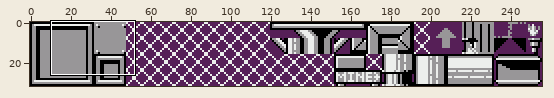
A sprite sheet gets an edit: gfx/tileset02.png. Above, an overview of the earlier version with the close-up marked.
Close-up. Old version:
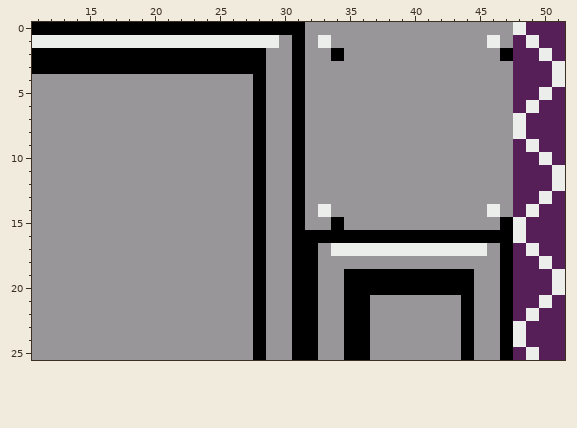
The file is 256x32 pixels. Shown: x 11..51, y 0..25.
New version:
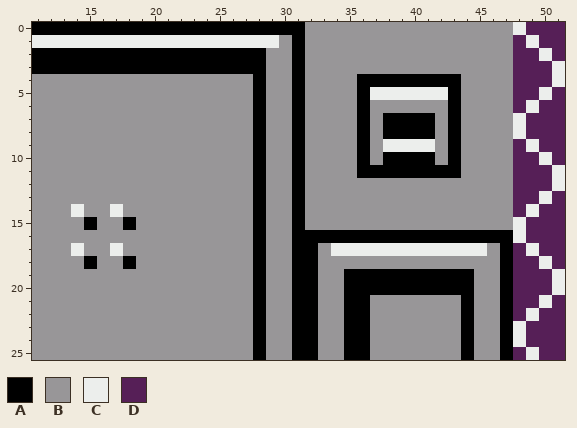
Palette (. is transparent): A #000000  B #989698  C #eceeec  D #561f57
From old to new:
@@ x 11..51 @@
  0 AAAAAAAAAAAAAAAAAAAAABBBBBBBBBBBBBBBBCDDD
- 1 CCCCCCCCCCCCCCCCCCCBABCBBBBBBBBBBBBCBDCDD
- 2 AAAAAAAAAAAAAAAAAABBABBABBBBBBBBBBBBADDCD
+ 1 CCCCCCCCCCCCCCCCCCCBABBBBBBBBBBBBBBBBDCDD
+ 2 AAAAAAAAAAAAAAAAAABBABBBBBBBBBBBBBBBBDDCD
  3 AAAAAAAAAAAAAAAAAABBABBBBBBBBBBBBBBBBDDDC
- 4 BBBBBBBBBBBBBBBBBABBABBBBBBBBBBBBBBBBDDDC
- 5 BBBBBBBBBBBBBBBBBABBABBBBBBBBBBBBBBBBDDCD
- 6 BBBBBBBBBBBBBBBBBABBABBBBBBBBBBBBBBBBDCDD
- 7 BBBBBBBBBBBBBBBBBABBABBBBBBBBBBBBBBBBCDDD
- 8 BBBBBBBBBBBBBBBBBABBABBBBBBBBBBBBBBBBCDDD
- 9 BBBBBBBBBBBBBBBBBABBABBBBBBBBBBBBBBBBDCDD
-10 BBBBBBBBBBBBBBBBBABBABBBBBBBBBBBBBBBBDDCD
-11 BBBBBBBBBBBBBBBBBABBABBBBBBBBBBBBBBBBDDDC
+ 4 BBBBBBBBBBBBBBBBBABBABBBBAAAAAAAABBBBDDDC
+ 5 BBBBBBBBBBBBBBBBBABBABBBBACCCCCCABBBBDDCD
+ 6 BBBBBBBBBBBBBBBBBABBABBBBABBBBBBABBBBDCDD
+ 7 BBBBBBBBBBBBBBBBBABBABBBBABAAAABABBBBCDDD
+ 8 BBBBBBBBBBBBBBBBBABBABBBBABAAAABABBBBCDDD
+ 9 BBBBBBBBBBBBBBBBBABBABBBBABCCCCBABBBBDCDD
+10 BBBBBBBBBBBBBBBBBABBABBBBABAAAABABBBBDDCD
+11 BBBBBBBBBBBBBBBBBABBABBBBAAAAAAAABBBBDDDC
 12 BBBBBBBBBBBBBBBBBABBABBBBBBBBBBBBBBBBDDDC
 13 BBBBBBBBBBBBBBBBBABBABBBBBBBBBBBBBBBBDDCD
-14 BBBBBBBBBBBBBBBBBABBABCBBBBBBBBBBBBCBDCDD
-15 BBBBBBBBBBBBBBBBBABBABBABBBBBBBBBBBBACDDD
+14 BBBCBBCBBBBBBBBBBABBABBBBBBBBBBBBBBBBDCDD
+15 BBBBABBABBBBBBBBBABBABBBBBBBBBBBBBBBBCDDD
 16 BBBBBBBBBBBBBBBBBABBAAAAAAAAAAAAAAAAACDDD
-17 BBBBBBBBBBBBBBBBBABBAABCCCCCCCCCCCCBADCDD
-18 BBBBBBBBBBBBBBBBBABBAABBBBBBBBBBBBBBADDCD
+17 BBBCBBCBBBBBBBBBBABBAABCCCCCCCCCCCCBADCDD
+18 BBBBABBABBBBBBBBBABBAABBBBBBBBBBBBBBADDCD
 19 BBBBBBBBBBBBBBBBBABBAABBAAAAAAAAAABBADDDC
Where, in picture pixels (left, top, right, bottom), the same in both close-ups:
changed: (318, 35, 513, 230)
changed: (71, 204, 136, 269)
